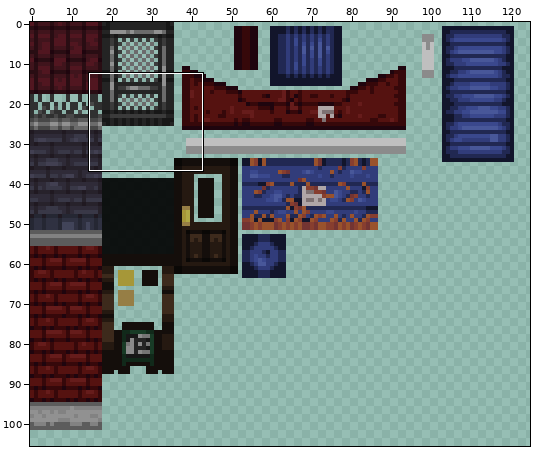
Two states of a sprite sheet, dist/img/city.png. Above: a wide view before the commit, with the close-up outlined.
Close-up. Before the commit:
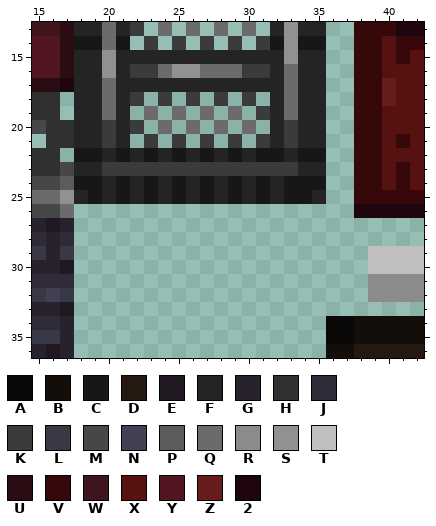
The file is 128x128 pixels. Colours within 5 levels of each other are drawn and written as one. Shown: x 15..42, y 13..36. The wide view leaves out empty margins. The commit also changed other parts of the picture, which this record leaves out.
Palette (. is transparent): A #0a0806  B #140e0b  C #171717  D #251911  E #201921  F #242424  G #27222b  H #303030  J #2f2b38  K #3b3b3b  L #393847  M #474747  N #424052  P #5c5c5c  Q #6b6b6b  R #8b8b8b  S #919191  T #bfbfbf  U #290d13  V #36080a  W #40141c  X #551210  Y #511620  Z #661c1b  2 #1f050e
Pixels before, first column x 15:
13 WWUFFQFK.Q.Q.Q.Q.FSFF..VVV22
14 YYUCCQC.K.K.K.K.KCSCC..VVXVV
15 YYUFFSFFFFFFFFFFFFSFF..VVXVX
16 YYUFFSFKKQSSQQQKKFQFF..VVXXX
17 UU2FFQFFFFFFFFFFFFQFF..VVZXX
18 HH.FFQFK.K.K.K.K.FQFF..VVZXX
19 HH.FFQF.Q.Q.Q.Q.KFQFF..VVXXX
20 MHHFFKFK.Q.Q.Q.Q.FKFF..VVXXX
21 .HHFFKF.K.K.K.K.KFKFF..VVXVX
22 HH.CCFCFCFCFCFCFCCFCC..VVXXX
23 HHMFFKKKKKKKKKKKKKKFF..VVXVX
24 MMPCCFCFCFCFCFCFCFCCC..VVXVX
25 QQSFCFCFCFCFCFCFCFCCF..VVVVV
26 MMQ....................22222
27 GEG.........................
28 JGJ.........................
29 LGL.....................TTTT
30 GGE.....................TTTT
31 JJJ.....................RRRR
32 LNL.....................RRRR
33 GGE.........................
34 JJG..................AABBBBB
35 LLG..................AABBBBB
36 GEG..................BBDDDDD
New version:
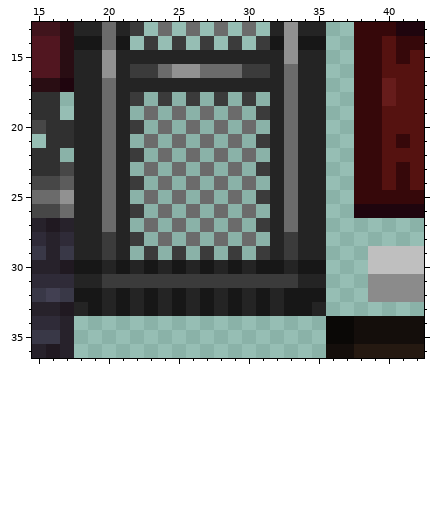
The edit:
The edit adds colour C in row 30 at x 18 to 19, 21, 23, 25, 27, 29, 31 to 32 and 34 to 35; in row 32 at x 18 to 19, 21, 23, 25, 27, 29, 31 and 33 to 35; in row 33 at x 19, 21, 23, 25, 27, 29, 31 and 33 to 34.
The edit adds colour F in rows 26 to 29 at x 18 to 19, 21, 32 and 34 to 35; in row 30 at x 20, 22, 24, 26, 28, 30 and 33; in row 31 at x 18 to 19 and 34 to 35; in row 32 at x 20, 22, 24, 26, 28, 30 and 32; in row 33 at x 18, 20, 22, 24, 26, 28, 30, 32 and 35.
Colour C gives way to colour F in row 22 at x 18 to 19, 21, 32 and 34 to 35; in row 24 at x 18 to 19, 21 and 34 to 35; in row 25 at x 19, 21 and 34.
Colour K gives way to colour F in row 23 at x 21 and 32.
The edit adds colour K in row 26 at x 22; in row 27 at x 31; in row 28 at x 20, 22 and 33; in row 29 at x 20, 23, 25, 27, 29, 31 and 33; in row 31 at x 20 to 33.
Colour C gives way to colour K in row 25 at x 31.
Colour F gives way to colour K in row 22 at x 22; in row 24 at x 22.
The edit adds colour Q in row 26 at x 20, 24, 26, 28, 30 and 33; in row 27 at x 20, 23, 25, 27, 29 and 33; in row 28 at x 24, 26, 28 and 30.
Colour C gives way to colour Q in row 24 at x 33; in row 25 at x 23, 25, 27, 29 and 33.
Colour F gives way to colour Q in row 22 at x 20, 24, 26, 28, 30 and 33; in row 24 at x 20, 24, 26, 28 and 30; in row 25 at x 20.
Colour K gives way to colour Q in row 20 at x 20 and 33; in row 21 at x 20, 23, 25, 27, 29 and 33; in row 23 at x 20, 23, 25, 27, 29 and 33.
The edit erases colour C in row 22 at x 23, 25, 27, 29 and 31; in row 24 at x 23, 25, 27, 29 and 31.
The edit erases colour F in row 25 at x 22, 24, 26, 28 and 30.
The edit erases colour K in row 23 at x 22, 24, 26, 28 and 30.
